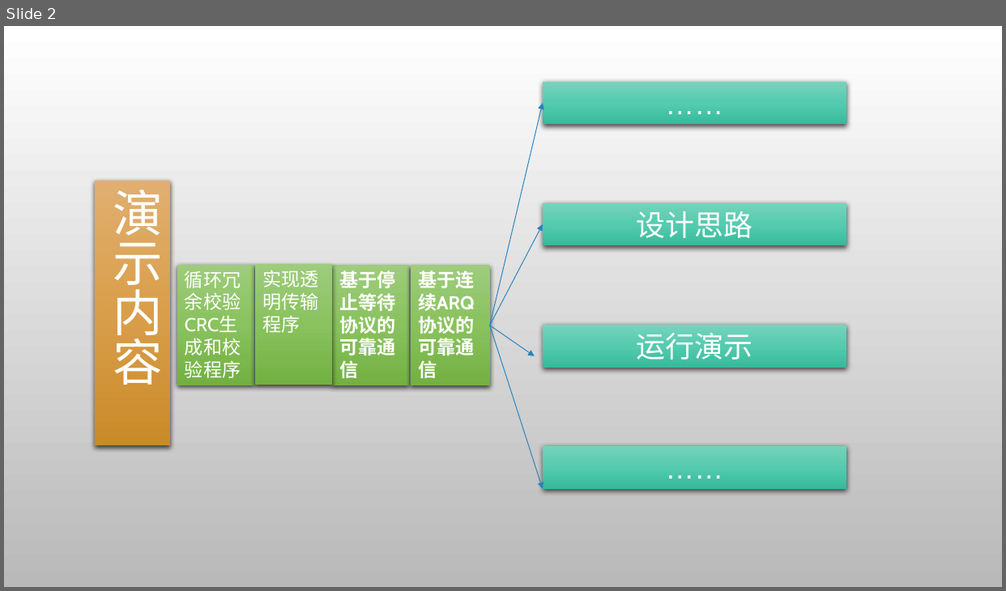
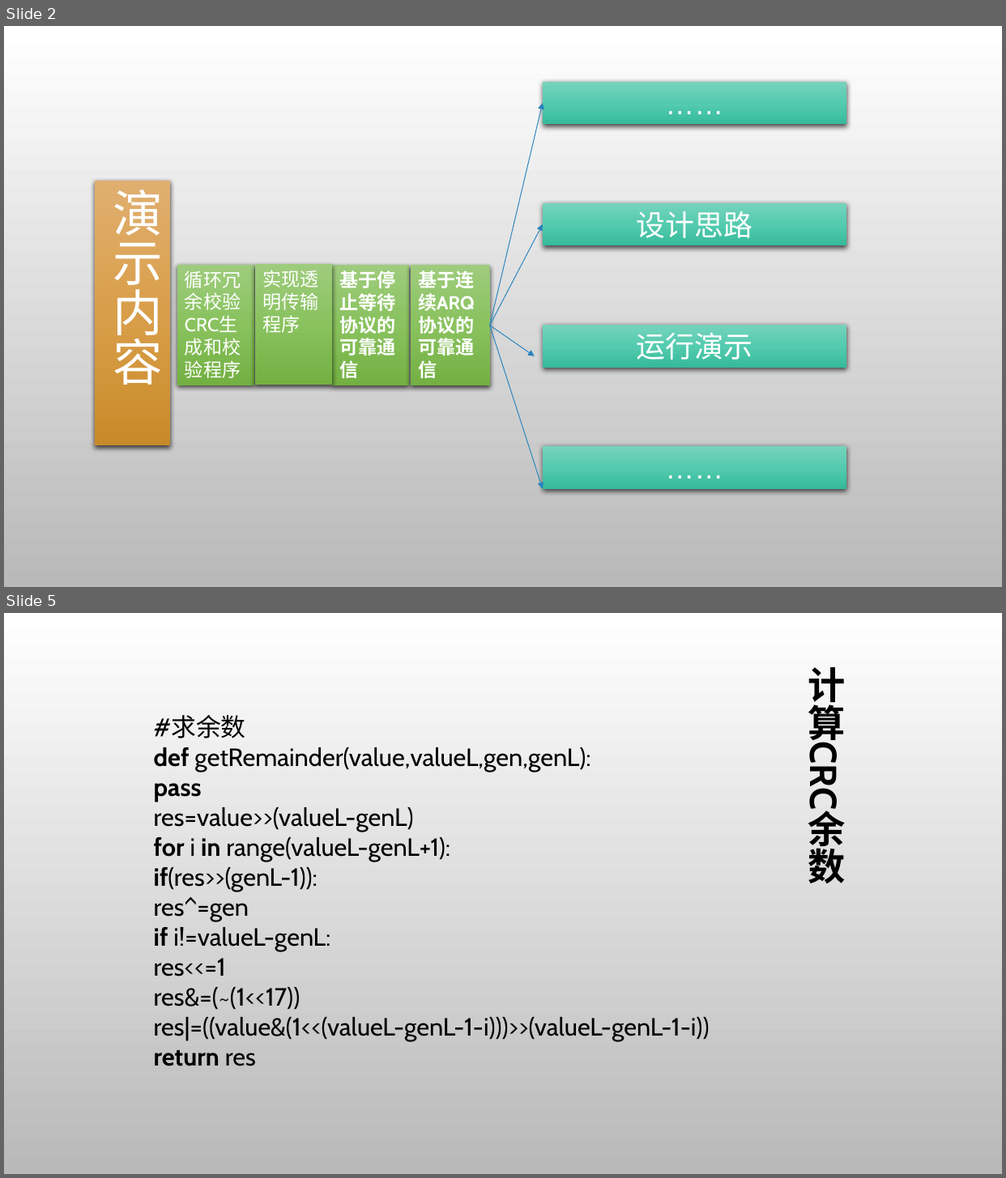
Before and after one commit to gcrth/computer_network, a slide deck: chapter3/ppt/ppt-chapter3.pptx. Shown one above the other, each under a label of ours: slide 2 before the commit, slides 2 and 5 after it; the slides between them are not shown. The pictures are 1006x591 and 1006x1178 pixels, drawn with LibreOffice and Linux fonts; fonts in the diff are those of the drawing; background and template pictures are left out. Boxes give left, top, right and bottom in pixels: in the first picture for what was removed or moved away, otherwise in the second. Text is boxed around its words. In the diff, an @@ line names an element or a change of style, - is before the commit and + after.

```diff
--- a/chapter3/ppt/ppt-chapter3.pptx
+++ b/chapter3/ppt/ppt-chapter3.pptx
@@ slide 5 added at (4, 613, 1002, 1174), background picture (left out) @@
@@ title added at (808, 667, 846, 746), 36 pt, text #000000, bold @@
+计算CRC余数
@@ text added at (154, 715, 710, 1067), 24 pt, text #000000 @@
+#求余数
+def getRemainder(value,valueL,gen,genL):
+pass
+res=value>>(valueL-genL)
+for i in range(valueL-genL+1):
+if(res>>(genL-1)):
+res^=gen
+if i!=valueL-genL:
+res<<=1
+res&=(~(1<<17))
+res|=((value&(1<<(valueL-genL-1-i)))>>(valueL-genL-1-i))
+return res
```
Also in this commit, not shown: 2 slides changed, 27 other slides added, 2 slides removed.
